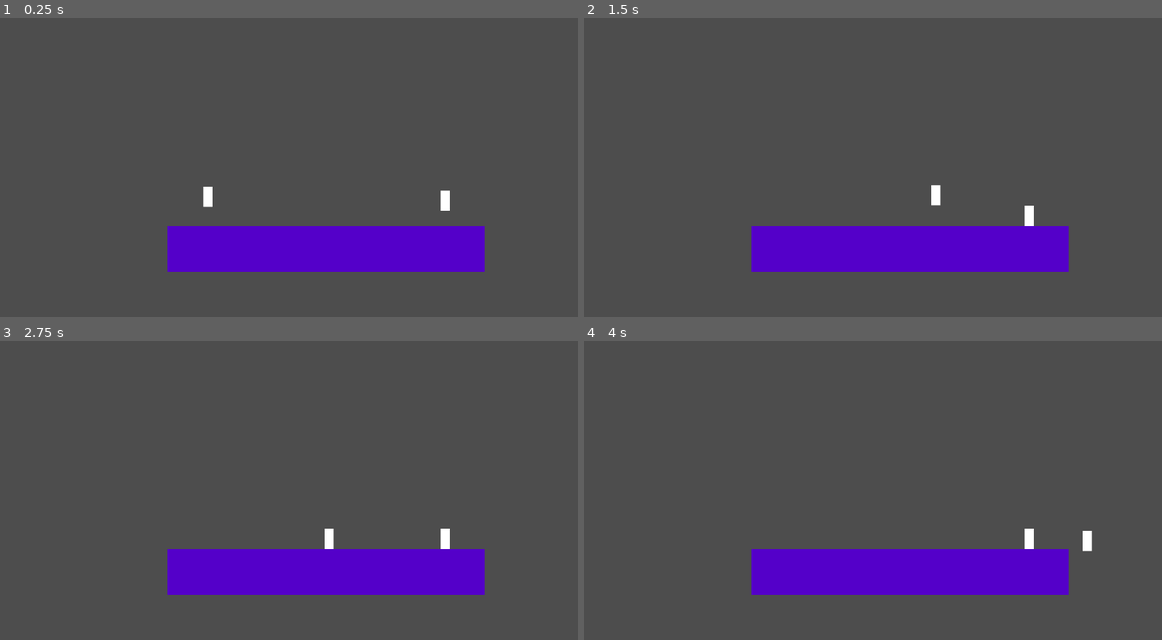
Above: before the commit, frames 1-4 (two rows, left to right).
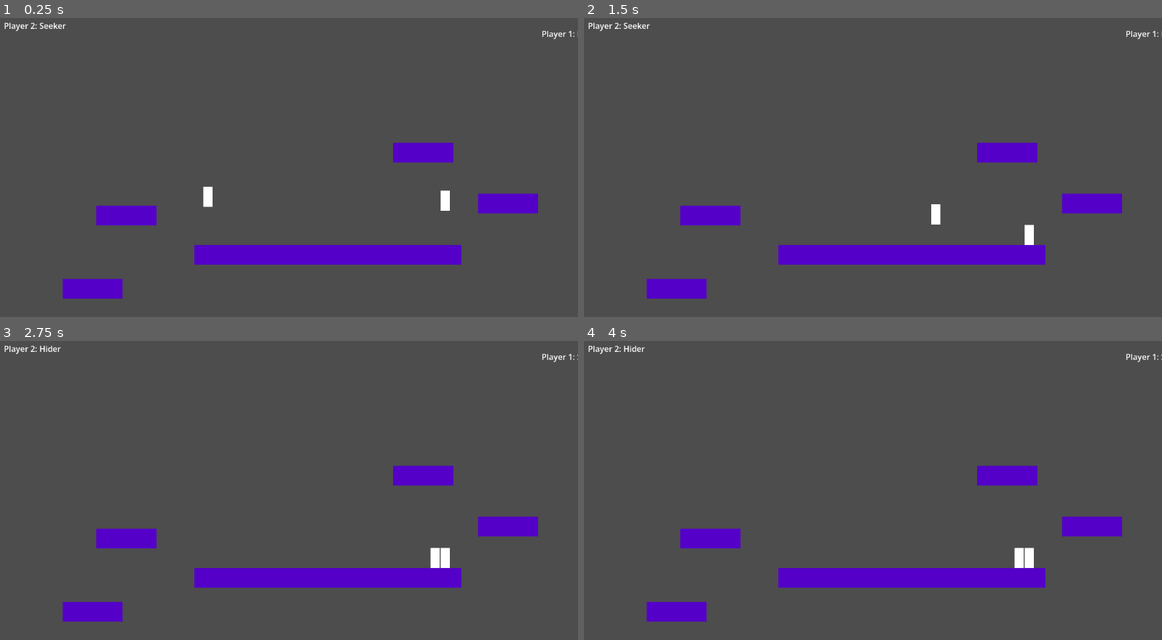
Above: after the commit, the same moments.

Repository: jatinsacodes/Hide-Tag
Game: Godot game, scene res://scenes/main.tscn
Same seed, same stepped clock (60 frames per second), same inputs: the game is played once before the commit and once after it.
Inputs:
- Up to frame 1 (0.25 s): no input
- Up to frame 2 (1.5 s): hold D from 0.53 s (still down); tap W at 0.77 s
- Up to frame 3 (2.75 s): tap W at 1.52 s; release D at 2.03 s; hold A from 2.03 s (still down)
- Up to frame 4 (4 s): release A at 2.78 s; hold D from 2.78 s (still down); tap W at 3.02, 3.77 s

The runs differ from the first frame. In frame 1, 8.4% of the frame differs, in the area x 0-100%, y 1-94%; in frame 2, 8.7%; in frame 3, 8.6%; in frame 4, 8.6%.

Commit message:
Prototype stage
A tiny map has been added, and players now have roles, which are randomised at the start of the game. There is a 5-second timer when the new seeker is selected.

Diff:
--- a/hide-&-tag/scenes/main.tscn
+++ b/hide-&-tag/scenes/main.tscn
@@ -4,25 +4,89 @@
 [ext_resource type="PackedScene" uid="uid://bmkr7fbkfj1mc" path="res://scenes/player_2.tscn" id="2_0wfyh"]
 
 [sub_resource type="RectangleShape2D" id="RectangleShape2D_sgp6g"]
-size = Vector2(626.5, 90)
+size = Vector2(525, 37)
+
+[sub_resource type="RectangleShape2D" id="RectangleShape2D_0wfyh"]
+size = Vector2(117, 38)
 
 [node name="Node2D" type="Node2D" unique_id=1806898806]
 
 [node name="CharacterBody2D" type="CharacterBody2D" parent="." unique_id=452463170]
 
 [node name="CollisionShape2D" type="CollisionShape2D" parent="CharacterBody2D" unique_id=1738601455]
-position = Vector2(652.75, 472)
+position = Vector2(656.5, 483.5)
 shape = SubResource("RectangleShape2D_sgp6g")
 
 [node name="ColorRect" type="ColorRect" parent="CharacterBody2D" unique_id=1629388739]
-offset_left = 339.0
-offset_top = 427.0
-offset_right = 967.0
-offset_bottom = 518.0
+offset_left = 392.0
+offset_top = 465.0
+offset_right = 921.0
+offset_bottom = 504.0
 color = Color(0.32941177, 0, 0.7882353, 1)
 
-[node name="CharacterBody2D2" parent="." unique_id=1091058034 instance=ExtResource("1_o5qli")]
+[node name="CollisionShape2D2" type="CollisionShape2D" parent="CharacterBody2D" unique_id=184315276]
+position = Vector2(190.5, 551)
+shape = SubResource("RectangleShape2D_0wfyh")
+
+[node name="ColorRect2" type="ColorRect" parent="CharacterBody2D" unique_id=469586423]
+offset_left = 131.0
+offset_top = 532.0
+offset_right = 250.0
+offset_bottom = 571.0
+color = Color(0.32941177, 0, 0.7882353, 1)
+
+[node name="CollisionShape2D3" type="CollisionShape2D" parent="CharacterBody2D" unique_id=810706415]
+position = Vector2(257.5, 406)
+shape = SubResource("RectangleShape2D_0wfyh")
+
+[node name="ColorRect3" type="ColorRect" parent="CharacterBody2D" unique_id=733955816]
+offset_left = 198.0
+offset_top = 387.0
+offset_right = 317.0
+offset_bottom = 426.0
+color = Color(0.32941177, 0, 0.7882353, 1)
+
+[node name="CollisionShape2D4" type="CollisionShape2D" parent="CharacterBody2D" unique_id=1972450111]
+position = Vector2(1013.5, 382)
+shape = SubResource("RectangleShape2D_0wfyh")
+
+[node name="ColorRect4" type="ColorRect" parent="CharacterBody2D" unique_id=2036767655]
+offset_left = 954.0
+offset_top = 363.0
+offset_right = 1073.0
+offset_bottom = 402.0
+color = Color(0.32941177, 0, 0.7882353, 1)
+
+[node name="CollisionShape2D5" type="CollisionShape2D" parent="CharacterBody2D" unique_id=565564005]
+position = Vector2(845.5, 281)
+shape = SubResource("RectangleShape2D_0wfyh")
+
+[node name="ColorRect5" type="ColorRect" parent="CharacterBody2D" unique_id=1632304634]
+offset_left = 786.0
+offset_top = 262.0
+offset_right = 905.0
+offset_bottom = 301.0
+color = Color(0.32941177, 0, 0.7882353, 1)
+
+[node name="CharacterBody2D2" parent="." unique_id=1091058034 node_paths=PackedStringArray("player_two", "label_p1", "label_p2") instance=ExtResource("1_o5qli")]
 position = Vector2(419, 340)
+player_two = NodePath("../CharacterBody2D3")
+label_p1 = NodePath("../CanvasLayer/Player One Role")
+label_p2 = NodePath("../CanvasLayer/Player Two Role")
 
 [node name="CharacterBody2D3" parent="." unique_id=217290888 instance=ExtResource("2_0wfyh")]
 position = Vector2(889, 348)
+
+[node name="CanvasLayer" type="CanvasLayer" parent="." unique_id=113875072]
+
+[node name="Player One Role" type="Label" parent="CanvasLayer" unique_id=1138428247]
+offset_left = 1080.0
+offset_top = 34.0
+offset_right = 1120.0
+offset_bottom = 57.0
+
+[node name="Player Two Role" type="Label" parent="CanvasLayer" unique_id=434579725]
+offset_left = 15.0
+offset_top = 18.0
+offset_right = 55.0
+offset_bottom = 41.0
--- a/hide-&-tag/scenes/player.tscn
+++ b/hide-&-tag/scenes/player.tscn
@@ -5,8 +5,12 @@
 [sub_resource type="RectangleShape2D" id="RectangleShape2D_u8vuu"]
 size = Vector2(18, 40)
 
-[node name="CharacterBody2D" type="CharacterBody2D" unique_id=1091058034]
+[sub_resource type="RectangleShape2D" id="RectangleShape2D_3vyb7"]
+size = Vector2(30, 44)
+
+[node name="CharacterBody2D" type="CharacterBody2D" unique_id=1091058034 node_paths=PackedStringArray("player_two")]
 script = ExtResource("1_3vyb7")
+player_two = NodePath(".")
 
 [node name="CollisionShape2D" type="CollisionShape2D" parent="." unique_id=1826610882]
 shape = SubResource("RectangleShape2D_u8vuu")
@@ -16,3 +20,8 @@
 offset_top = -20.0
 offset_right = 9.0
 offset_bottom = 20.0
+
+[node name="Area2D" type="Area2D" parent="." unique_id=1396963196]
+
+[node name="CollisionShape2D" type="CollisionShape2D" parent="Area2D" unique_id=422506004]
+shape = SubResource("RectangleShape2D_3vyb7")
--- a/hide-&-tag/scenes/player_2.tscn
+++ b/hide-&-tag/scenes/player_2.tscn
@@ -3,6 +3,9 @@
 [ext_resource type="Script" uid="uid://dqsap8j27ipra" path="res://scripts/player_2.gd" id="1_l6tho"]
 
 [sub_resource type="RectangleShape2D" id="RectangleShape2D_knvoh"]
+size = Vector2(18, 40)
+
+[sub_resource type="RectangleShape2D" id="RectangleShape2D_l6tho"]
 size = Vector2(18, 40)
 
 [node name="CharacterBody2D" type="CharacterBody2D" unique_id=217290888]
@@ -17,3 +20,8 @@
 offset_right = 9.0
 offset_bottom = 20.0
 metadata/_edit_use_anchors_ = true
+
+[node name="Area2D" type="Area2D" parent="." unique_id=871306233]
+
+[node name="CollisionShape2D" type="CollisionShape2D" parent="Area2D" unique_id=264522422]
+shape = SubResource("RectangleShape2D_l6tho")
--- a/hide-&-tag/scripts/player_1.gd
+++ b/hide-&-tag/scripts/player_1.gd
@@ -1,18 +1,88 @@
 extends CharacterBody2D
 
-const SPEED = 300.0
-const JUMP_VELOCITY = -400.0
+var SPEED = 300.0
+var JUMP_VELOCITY = -400.0
+
+# True means this player is currently the seeker
+var is_seeker = false
+
+# True means this player cannot move
+var is_frozen = false
+
+# Stops the tag from firing over and over while players overlap
+var can_tag = false
+
+@export var player_two: CharacterBody2D
+@export var label_p1: Label
+@export var label_p2: Label
+
+func _ready() -> void:
+	# Randomly pick who starts as seeker
+	if randi() % 2 == 0:
+		is_seeker = true
+		player_two.is_seeker = false
+	else:
+		is_seeker = false
+		player_two.is_seeker = true
+
+	# Update the labels to show starting roles
+	update_labels()
+
+	# Wait 1 second before allowing tagging so nothing fires at startup
+	await get_tree().create_timer(1.0).timeout
+	can_tag = true
+
+func update_labels() -> void:
+	# Update the HUD text to match current roles
+	if is_seeker:
+		label_p1.text = "Player 1: Seeker"
+		label_p2.text = "Player 2: Hider"
+	else:
+		label_p1.text = "Player 1: Hider"
+		label_p2.text = "Player 2: Seeker"
 
 func _physics_process(delta: float) -> void:
-	# Add the gravity.
+	# Check every frame if player two is overlapping and tag is allowed
+	if can_tag and $Area2D.overlaps_body(player_two):
+		can_tag = false
+
+		# Swap both players roles
+		is_seeker = !is_seeker
+		player_two.is_seeker = !player_two.is_seeker
+
+		# Update the HUD to show new roles
+		update_labels()
+
+		# Freeze the new seeker for 5 seconds
+		if is_seeker:
+			is_frozen = true
+			await get_tree().create_timer(5.0).timeout
+			is_frozen = false
+		else:
+			player_two.is_frozen = true
+			await get_tree().create_timer(5.0).timeout
+			player_two.is_frozen = false
+
+		# Allow tagging again
+		can_tag = true
+
+	# If frozen only apply gravity, no movement allowed
+	if is_frozen:
+		if not is_on_floor():
+			velocity += get_gravity() * delta
+		velocity.x = 0
+		move_and_slide()
+		return
+
+	# Gravity
 	if not is_on_floor():
 		velocity += get_gravity() * delta
 
-	# Handle jump.
+	# Jump with W key
 	if Input.is_key_pressed(KEY_W) and is_on_floor():
 		velocity.y = JUMP_VELOCITY
 
-	# Get input direction.
+	# Left and right movement
 	var direction := 0.0
 	if Input.is_key_pressed(KEY_A):
 		direction -= 1.0
@@ -24,6 +94,7 @@
 	else:
 		velocity.x = move_toward(velocity.x, 0, SPEED)
 
+	# Move down with S key
 	if Input.is_key_pressed(KEY_S):
 		position.y += 1
 
--- a/hide-&-tag/scripts/player_2.gd
+++ b/hide-&-tag/scripts/player_2.gd
@@ -1,18 +1,32 @@
 extends CharacterBody2D
 
-const SPEED = 300.0
-const JUMP_VELOCITY = -400.0
+var SPEED = 300.0
+var JUMP_VELOCITY = -400.0
+
+# Set by player one's script when roles are assigned or swapped
+var is_seeker = false
+
+# Set by player one's script when this player needs to be frozen
+var is_frozen = false
 
 func _physics_process(delta: float) -> void:
-	# Add the gravity.
+	# If frozen only apply gravity so player falls, no movement
+	if is_frozen:
+		if not is_on_floor():
+			velocity += get_gravity() * delta
+		velocity.x = 0
+		move_and_slide()
+		return
+
+	# Gravity
 	if not is_on_floor():
 		velocity += get_gravity() * delta
 
-	# Handle jump.
+	# Jump with up arrow
 	if Input.is_key_pressed(KEY_UP) and is_on_floor():
 		velocity.y = JUMP_VELOCITY
 
-	# Get input direction.
+	# Left and right movement
 	var direction := 0.0
 	if Input.is_key_pressed(KEY_LEFT):
 		direction -= 1.0
@@ -24,6 +38,7 @@
 	else:
 		velocity.x = move_toward(velocity.x, 0, SPEED)
 
+	# Move down with down arrow
 	if Input.is_key_pressed(KEY_DOWN):
 		position.y += 1
 
